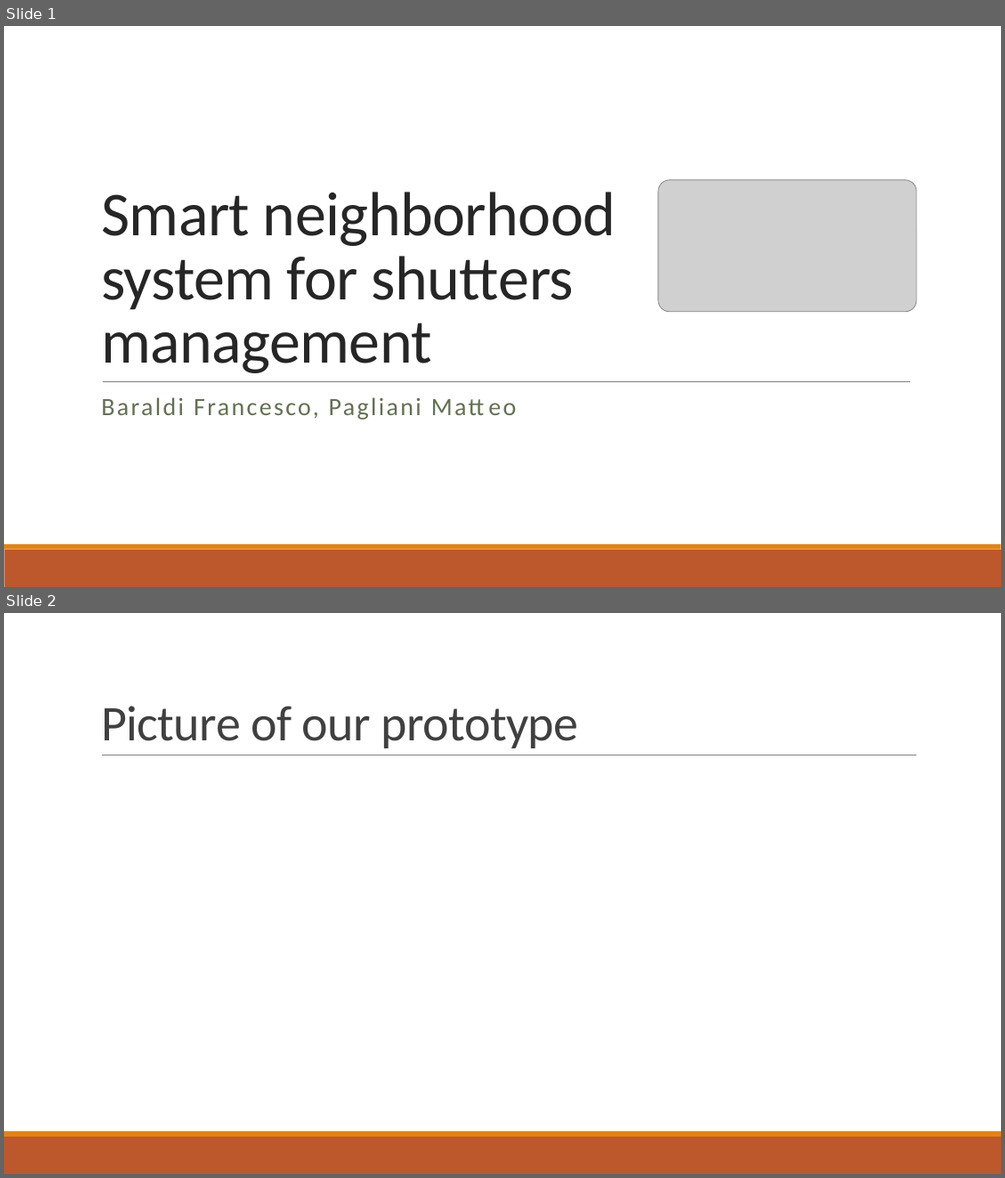
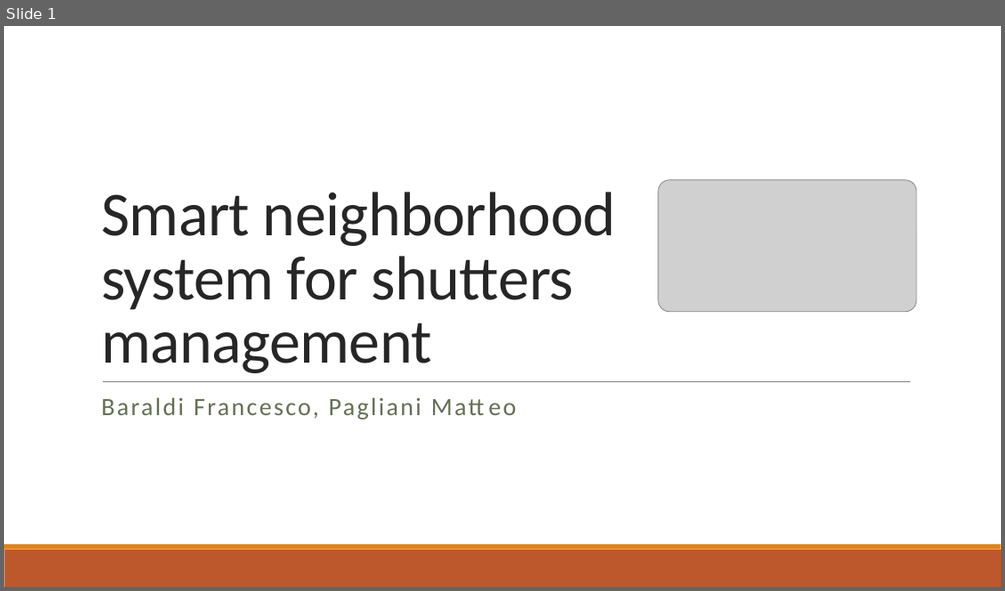
Before and after one commit to francescobaraldi/smart-neighborhood, a slide deck: Smart Neighborhood.pptx. Shown one above the other, each under a label of ours: slides 1 and 2 before the commit, slide 1 after it. The pictures are 1005x1178 and 1005x591 pixels, drawn with LibreOffice and Linux fonts; fonts in the diff are those of the drawing; grey boxes stand for pictures. Boxes give left, top, right and bottom in pixels: in the first picture for what was removed or moved away, otherwise in the second. Text is boxed around its words. In the diff, an @@ line names an element or a change of style, - is before the commit and + after.

```diff
--- a/Smart Neighborhood.pptx
+++ b/Smart Neighborhood.pptx
@@ slide 2 removed at [4,613,1001,1174], background #FFFFFF; not listed: 2 template elements that a slide beside it also shows @@
@@ title removed at [101,706,579,748] @@
-Picture of our prototype
@@ line removed from (102, 755) to (917, 755) @@
```
Also in this commit, not shown: 7 slides changed, 14 slides added.
